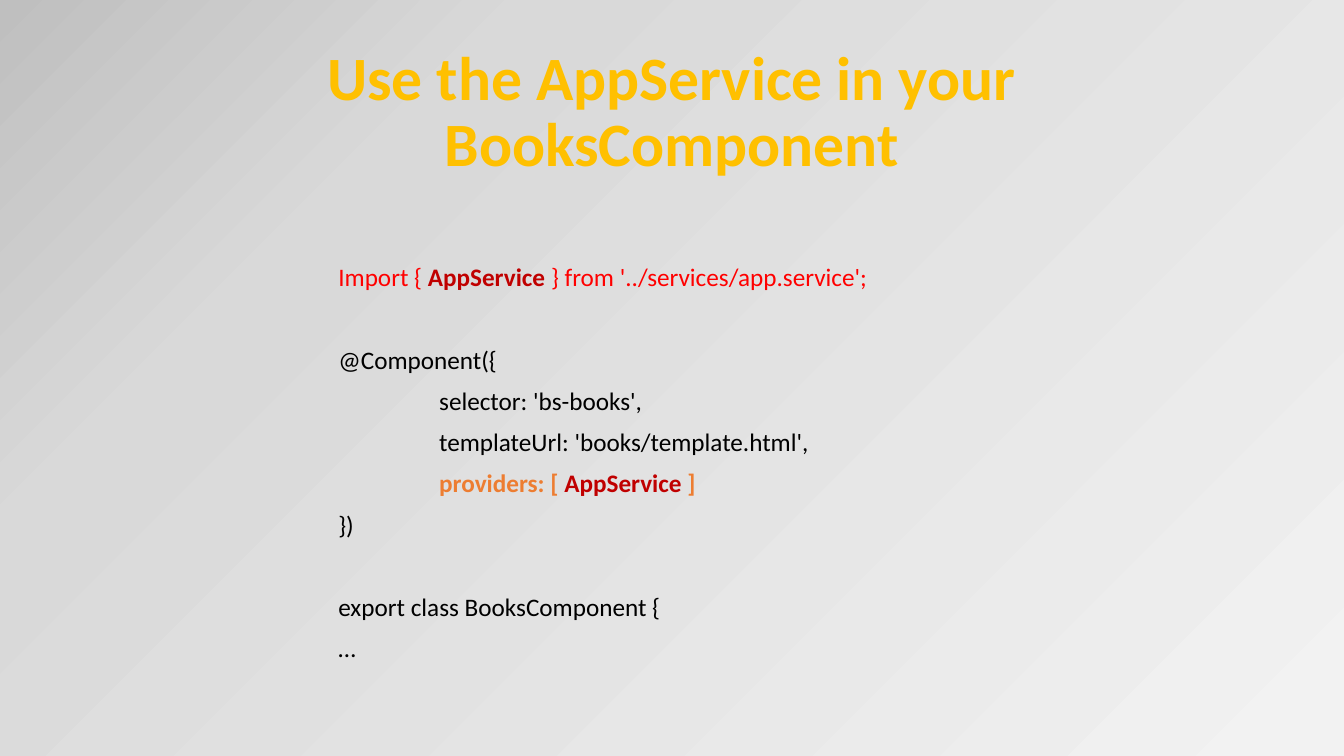
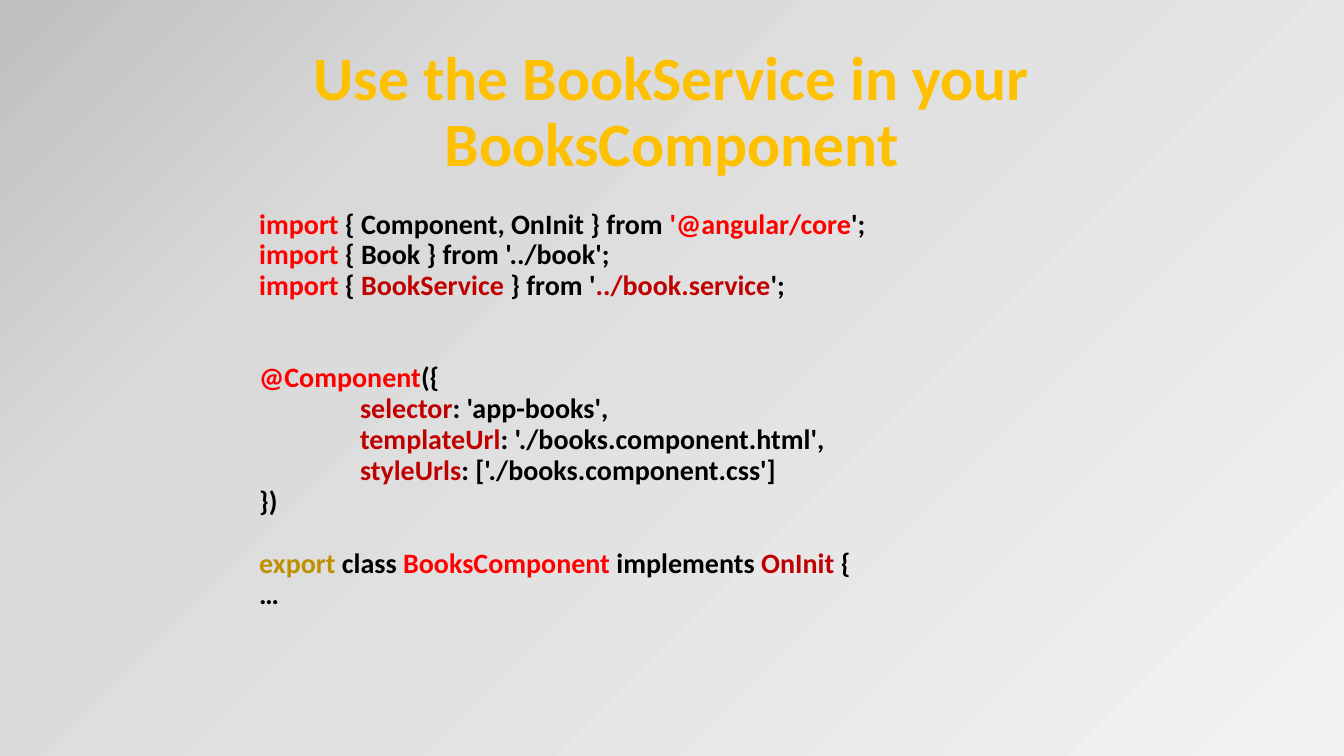
Before and after one commit to petereijgermans11/frontend-cursus, a slide deck: slide 27 of frontend-cursus/ 8 - Angular.pptx (slide 31 before the commit). Drawn at 1344x756 pixels with LibreOffice and Linux fonts; fonts in the diff are those of the drawing. Boxes give left, top, right and bottom in pixels: in the first picture for what was removed or moved away, otherwise in the second. Text is boxed around its words. In the diff, an @@ line names an element or a change of style, - is before the commit and + after.

Commit message:
Angular PPT

```diff
--- a/frontend-cursus/ 8 - Angular.pptx
+++ b/frontend-cursus/ 8 - Angular.pptx
@@ title at (314, 56, 1028, 176): text changed @@
-Use the AppService in your BooksComponent
+Use the BookService in your BooksComponent
@@ text "import { Component, OnInit } ...": place and size @@
-text "import { Component, OnInit } ..." at (338, 268, 867, 620)
+text "import { Component, OnInit } ..." at (259, 214, 866, 578)
@@ text at (259, 214, 866, 300): text changed; size 18 to 20 pt; text colour #FF0000 to #000000; bold on @@
-Import { AppService } from '../services/app.service';
+import { Component, OnInit } from '@angular/core';
+import { Book } from '../book';
+import { BookService } from '../book.service';
@@ text at (259, 366, 439, 392): size 18 to 20 pt, bold on in "@Component({", "})", "…"; text colour #000000 to #FF0000 in "@Component({"; less space between paragraphs @@
@@ text at (360, 398, 825, 485): text changed; size 18 to 20 pt; bold on @@
-selector: 'bs-books',
-templateUrl: 'books/template.html',
-providers: [ AppService ]
+selector: 'app-books',
+templateUrl: './books.component.html',
+styleUrls: ['./books.component.css']
@@ text at (259, 553, 834, 578): text changed; size 18 to 20 pt; bold on @@
-export class BooksComponent {
+export class BooksComponent implements OnInit {
```
Also in this commit, not shown: 8 other slides changed, 2 slides added, 6 slides removed, 1 other file.
